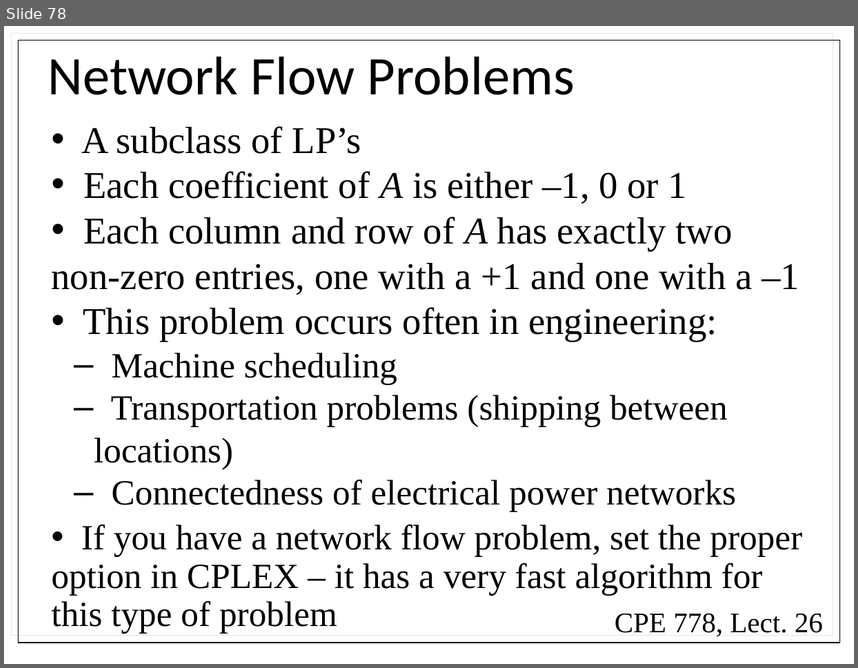
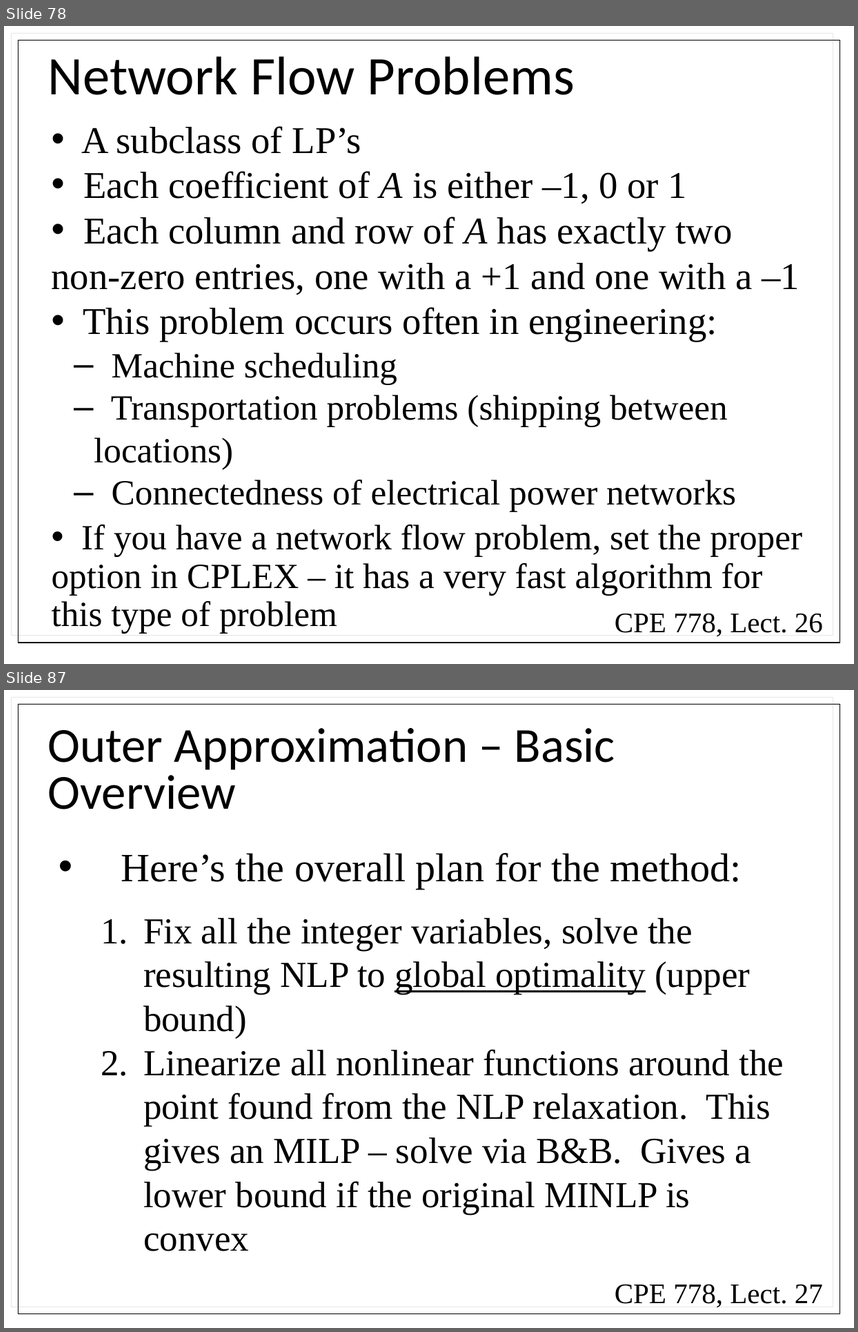
Before and after one commit to powersthegreat/CPE_778, a slide deck: exams/exam_2/Lectures/Combined Lectures.pptx. Shown one above the other, each under a label of ours: slide 78 before the commit, slides 78 and 87 after it; the slides between them are not shown. The pictures are 858x668 and 858x1332 pixels, drawn with LibreOffice and Linux fonts; fonts in the diff are those of the drawing. Boxes give left, top, right and bottom in pixels: in the first picture for what was removed or moved away, otherwise in the second. Text is boxed around its words. In the diff, an @@ line names an element or a change of style, - is before the commit and + after.

```diff
--- a/exams/exam_2/Lectures/Combined Lectures.pptx
+++ b/exams/exam_2/Lectures/Combined Lectures.pptx
@@ slide 87 added at (4, 690, 854, 1328), background #FFFFFF @@
@@ rectangle added at (18, 704, 840, 1314), outline #000000 0.75 pt @@
@@ title added at (48, 728, 615, 809), 41.4 pt, text #000000 @@
+Outer Approximation – Basic Overview
@@ text added at (121, 853, 784, 1251), 31 pt, text #000000 @@
+• Here’s the overall plan for the method:
+  1. Fix all the integer variables, solve the resulting NLP to global optimality (upper bound)
+  2. Linearize all nonlinear functions around the point found from the NLP relaxation. This gives an MILP – solve via B&B. Gives a lower bound if the original MINLP is convex
@@ text added at (615, 1283, 823, 1307), 24 pt, text #000000 @@
+CPE 778, Lect. 27
```
Also in this commit, not shown: 18 other slides added, 10 other files.
